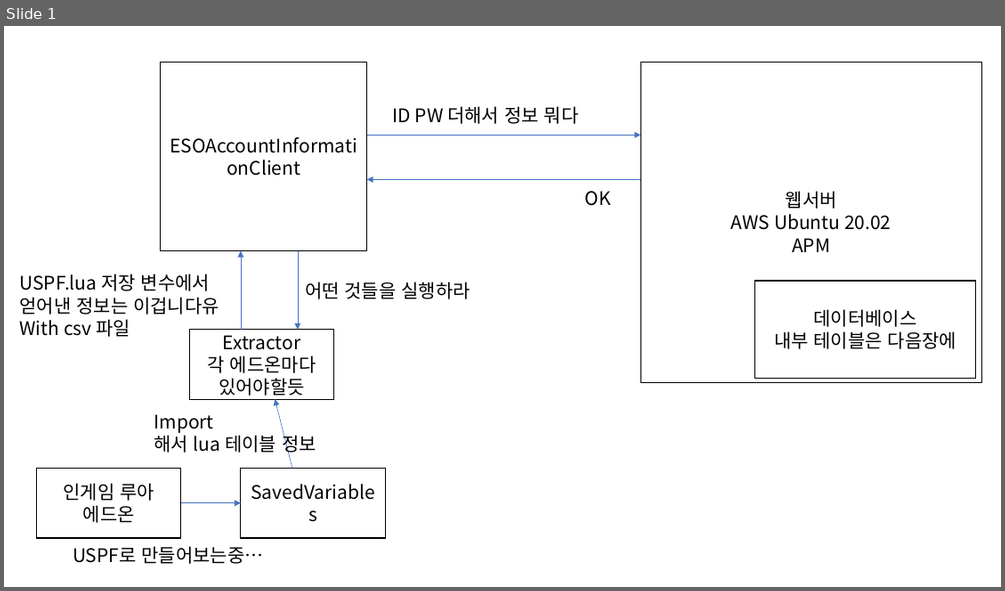
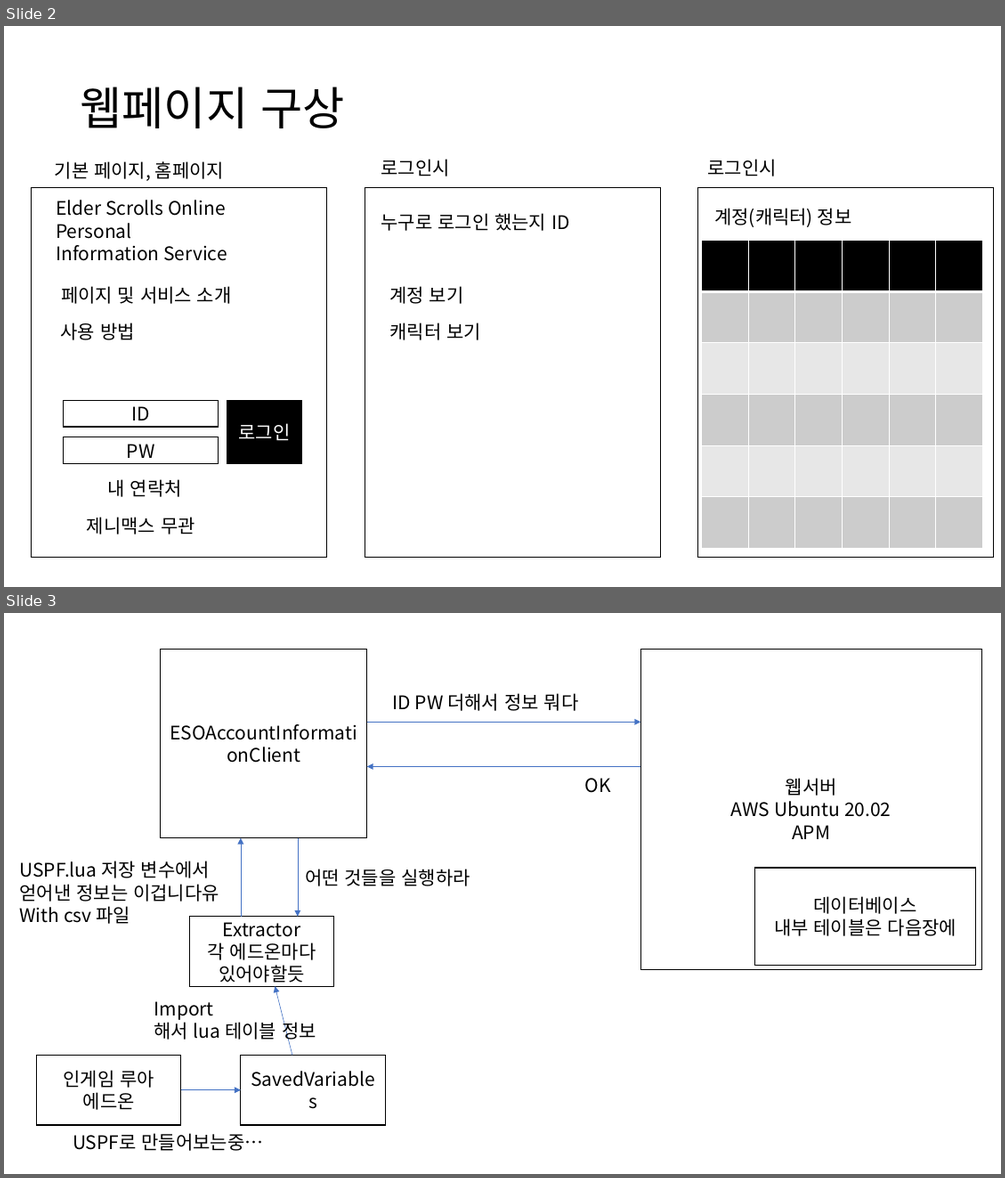
Before and after one commit to DIPOON/ESOAccountInformationChecker, a slide deck: 개념도.pptx. Shown one above the other, each under a label of ours: slide 1 before the commit, slides 2 and 3 after it. The pictures are 1005x591 and 1005x1178 pixels, drawn with LibreOffice and Linux fonts; fonts in the diff are those of the drawing. Boxes give left, top, right and bottom in pixels: in the first picture for what was removed or moved away, otherwise in the second. Text is boxed around its words. In the diff, an @@ line names an element or a change of style, - is before the commit and + after.

Commit message:
Add Client directory and update 개념도
서버 코드도 깃허브로 공유하고 발전시키기로 함에 따라 클라이언트와의 구분을 위해 디렉토리를 만들었습니다. 그리고 웹페이지의 기본적인 계획과 예상 화면을 만들어 추가했습니다.

```diff
--- a/개념도.pptx
+++ b/개념도.pptx
@@ slide 2 added at (x1=4, y1=26, x2=1001, y2=587), background #FFFFFF @@
@@ title added at (x1=80, y1=87, x2=345, y2=128), 44 pt, text #000000 @@
+웹페이지 구상
@@ text added at (x1=381, y1=159, x2=450, y2=176), 18 pt, text #000000 @@
+로그인시
@@ text added at (x1=708, y1=159, x2=777, y2=176), 18 pt, text #000000 @@
+로그인시
@@ text added at (x1=55, y1=161, x2=224, y2=181), 18 pt, text #000000 @@
+기본 페이지, 홈페이지
@@ rectangle added at (x1=32, y1=187, x2=327, y2=557), outline #000000 1 pt @@
@@ text added at (x1=56, y1=200, x2=226, y2=261), 18 pt, text #000000 @@
+Elder Scrolls Online Personal Information Service
@@ rectangle added at (x1=364, y1=187, x2=660, y2=557), outline #000000 1 pt @@
@@ rectangle added at (x1=698, y1=187, x2=994, y2=557), outline #000000 1 pt @@
@@ text added at (x1=714, y1=208, x2=852, y2=227), 18 pt, text #000000 @@
+계정(캐릭터) 정보
@@ text added at (x1=381, y1=213, x2=570, y2=231), 18 pt, text #000000 @@
+누구로 로그인 했는지 ID
@@ table added at (x1=702, y1=240, x2=985, y2=548), 6 rows, 6 columns @@
+ |  |  |  |  | 
+ |  |  |  |  | 
+ |  |  |  |  | 
+ |  |  |  |  | 
+ |  |  |  |  | 
+ |  |  |  |  | 
@@ text added at (x1=61, y1=286, x2=232, y2=304), 18 pt, text #000000 @@
+페이지 및 서비스 소개
@@ text added at (x1=389, y1=286, x2=464, y2=304), 18 pt, text #000000 @@
+계정 보기
@@ text added at (x1=61, y1=322, x2=135, y2=340), 18 pt, text #000000 @@
+사용 방법
@@ text added at (x1=389, y1=322, x2=481, y2=340), 18 pt, text #000000 @@
+캐릭터 보기
@@ rectangle added at (x1=64, y1=400, x2=218, y2=426), outline #000000 1 pt, 18 pt, text #000000 @@
+ID
@@ rectangle added at (x1=226, y1=400, x2=301, y2=464), fill #000000, outline #000000 1 pt, 18 pt, text #FFFFFF @@
+로그인
@@ rectangle added at (x1=64, y1=437, x2=218, y2=464), outline #000000 1 pt, 18 pt, text #000000 @@
+PW
@@ text added at (x1=108, y1=479, x2=182, y2=497), 18 pt, text #000000 @@
+내 연락처
@@ text added at (x1=87, y1=516, x2=195, y2=534), 18 pt, text #000000 @@
+제니맥스 무관
@@ what was slide 1 is now slide 3 @@
```
Also in this commit, not shown: 1 slide changed, 1 other slide added, 3 other files.
